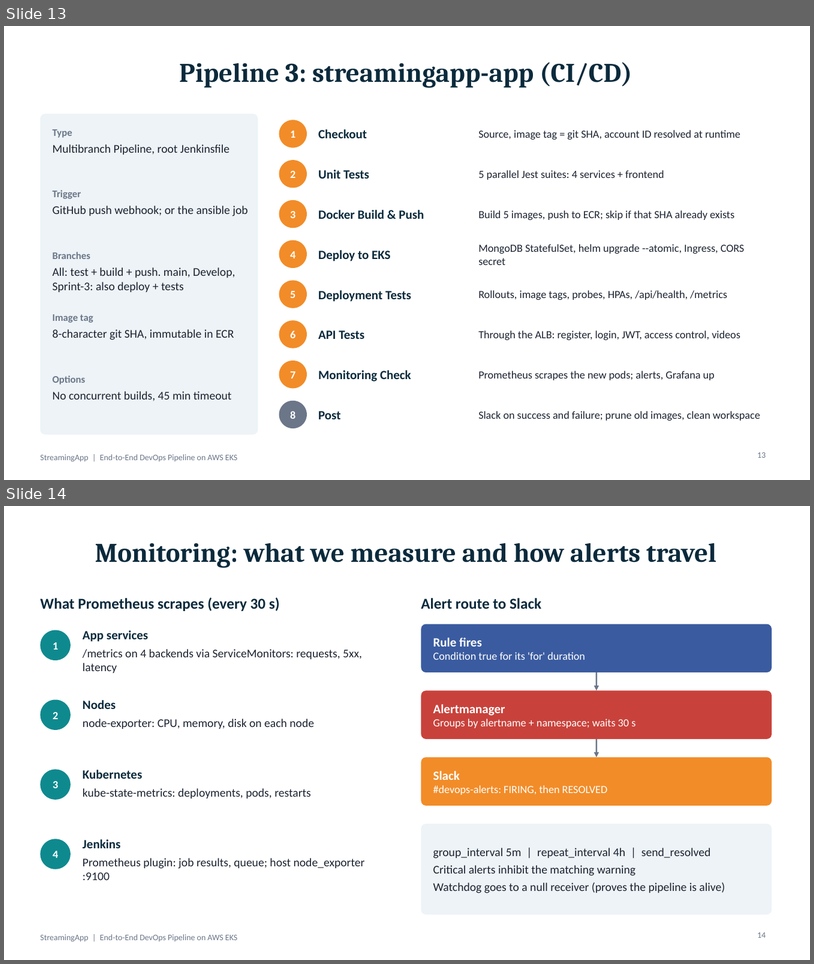
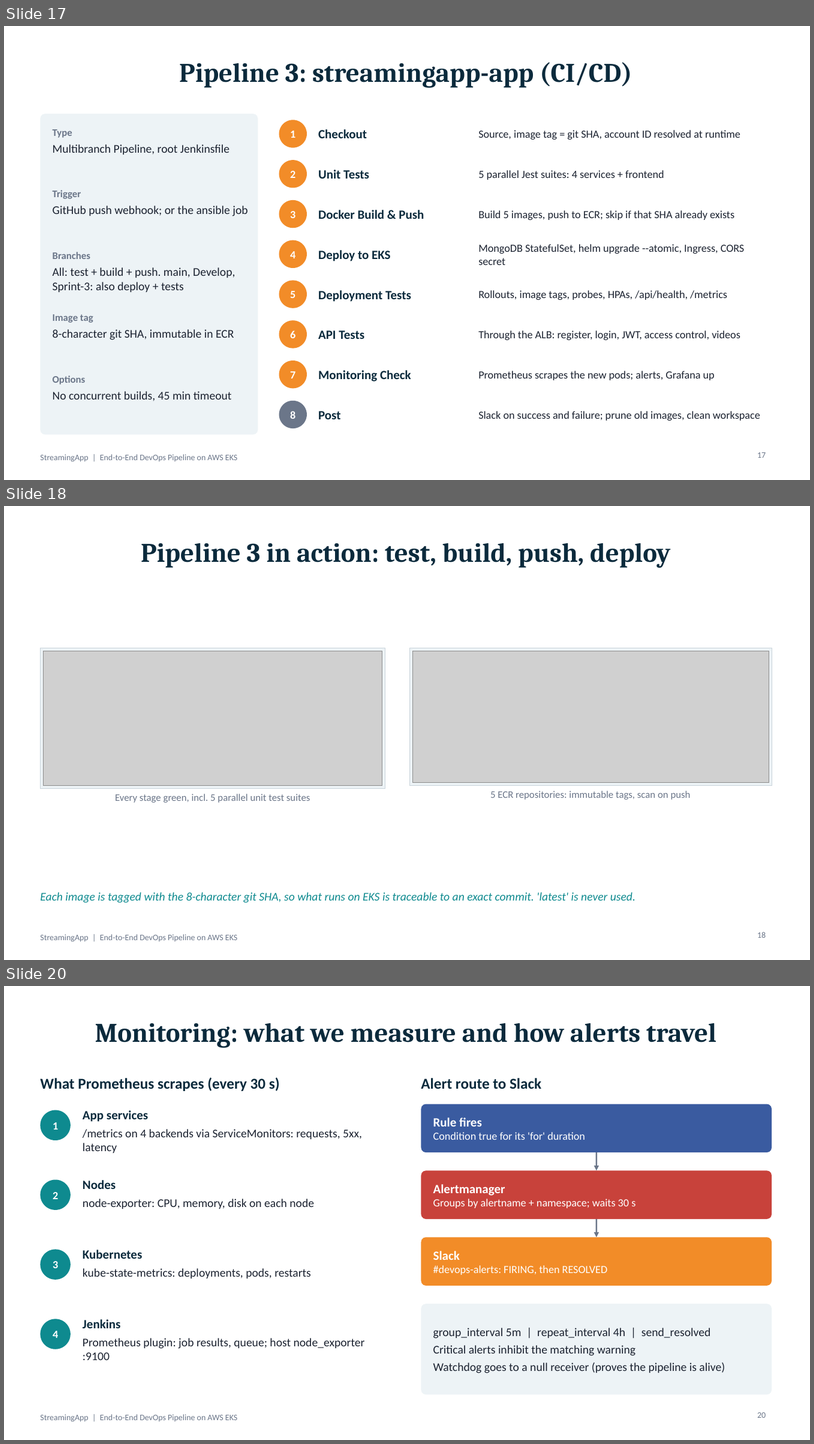
Before and after one commit to ApoorvaD90/StreamingApp, a slide deck: docs/final ppt.pptx. Shown one above the other, each under a label of ours: slides 13 and 14 before the commit, slides 17, 18 and 20 after it; the slides between them are not shown. The pictures are 814x964 and 814x1444 pixels, drawn with LibreOffice and Linux fonts; fonts in the diff are those of the drawing; grey boxes stand for pictures. Boxes give left, top, right and bottom in pixels: in the first picture for what was removed or moved away, otherwise in the second. Text is boxed around its words. In the diff, an @@ line names an element or a change of style, - is before the commit and + after.

```diff
--- a/docs/final ppt.pptx
+++ b/docs/final ppt.pptx
@@ slide 18 added at <box>4,506,810,960</box>, background #FFFFFF; not listed: 1 template element that a slide beside it also shows @@
@@ title added at <box>141,543,671,568</box>, 32 pt, text #0B2A3C, bold @@
+Pipeline 3 in action: test, build, push, deploy
@@ rectangle added at <box>40,648,386,789</box>, fill #EDF3F6, outline #C9D4DB 0.75 pt @@
@@ rectangle added at <box>410,648,772,786</box>, fill #EDF3F6, outline #C9D4DB 0.75 pt @@
@@ picture added at <box>44,651,383,786</box> @@
@@ picture added at <box>413,651,769,783</box> @@
@@ text added at <box>115,793,311,802</box>, 12 pt, text #6B7689 @@
+Every stage green, incl. 5 parallel unit test suites
@@ text added at <box>491,790,691,799</box>, 12 pt, text #6B7689 @@
+5 ECR repositories: immutable tags, scan on push
@@ text added at <box>40,892,636,903</box>, 14 pt, text #0E8A8F, italic @@
+Each image is tagged with the 8-character git SHA, so what runs on EKS is traceable to an exact commit. 'latest' is never used.
@@ page number added at <box>758,931,766,937</box>, 10 pt, text #6B7689 @@
+18
@@ what was slide 13 is now slide 17 @@
@@ page number at <box>758,452,766,457</box>: text changed @@
-13
+17
@@ what was slide 14 is now slide 20 @@
@@ page number at <box>758,1412,766,1417</box>: text changed @@
-14
+20
```
Also in this commit, not shown: 8 other slides added.
